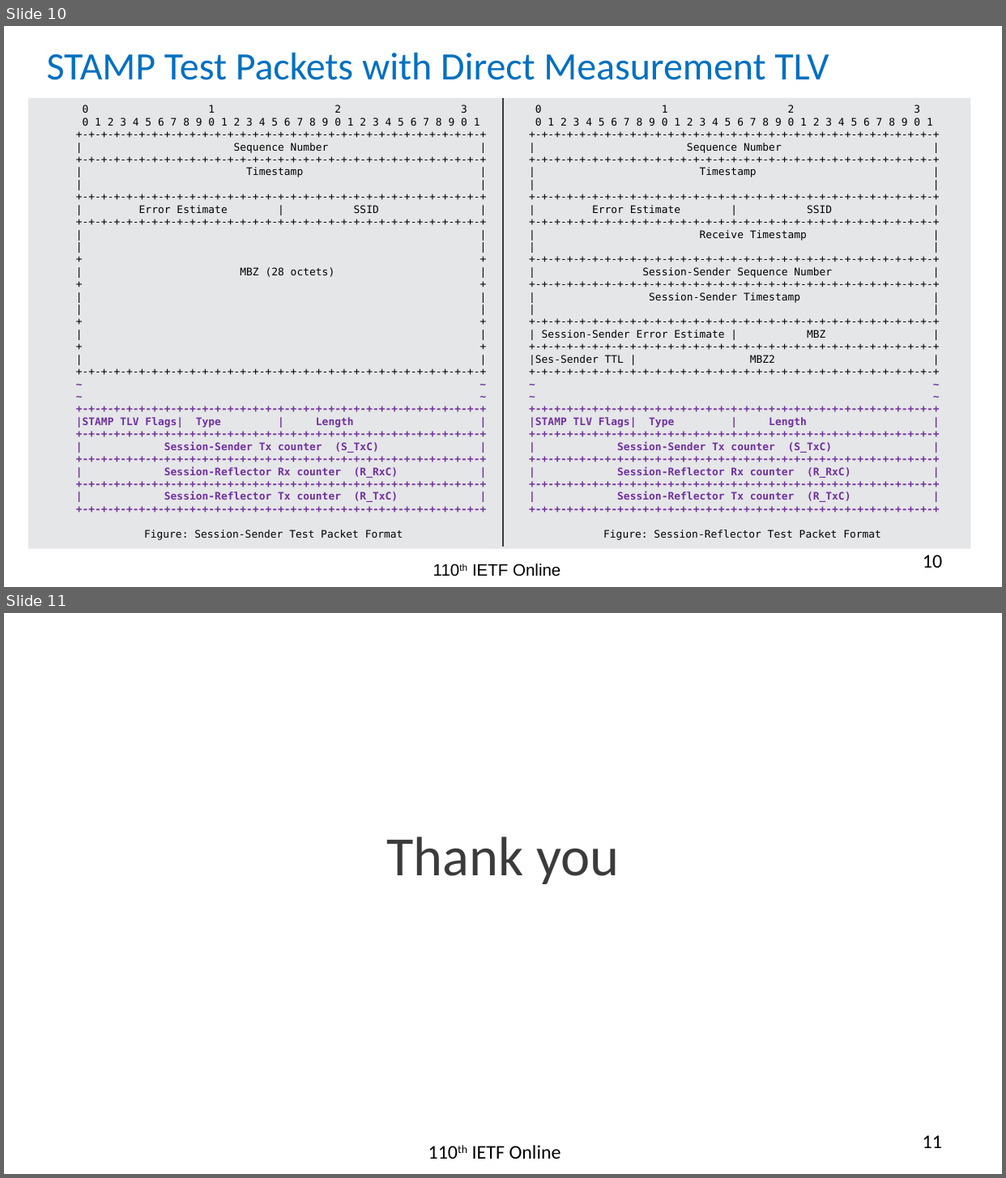
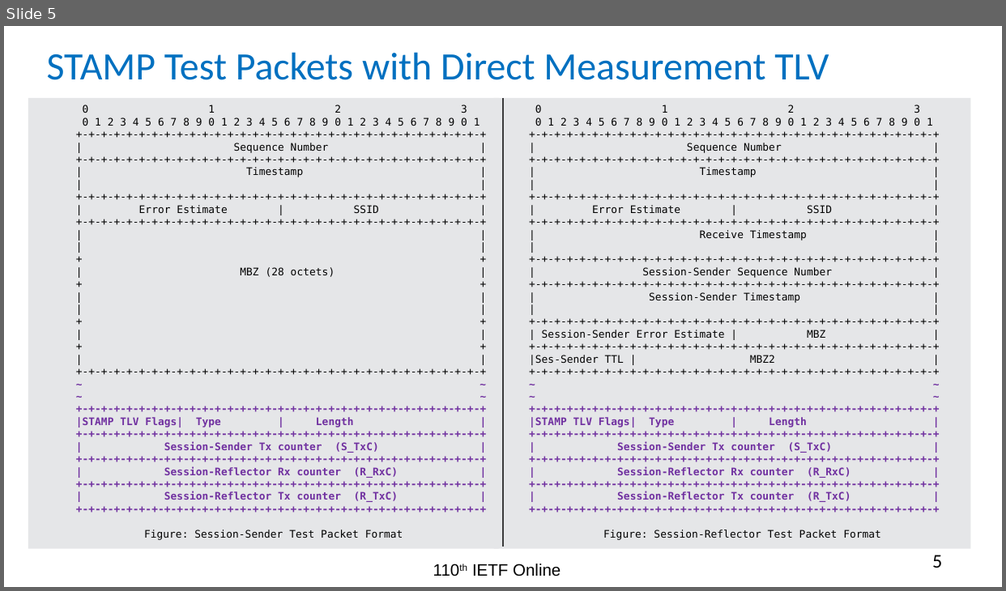
Before and after one commit to rakgandhi/ietf-slides, a slide deck: draft-gandhi-ippm-simple-direct-loss-00.pptx. Shown one above the other, each under a label of ours: slides 10 and 11 before the commit, slide 5 after it. The pictures are 1006x1178 and 1006x591 pixels, drawn with LibreOffice and Linux fonts; fonts in the diff are those of the drawing. Boxes give left, top, right and bottom in pixels: in the first picture for what was removed or moved away, otherwise in the second. Text is boxed around its words. In the diff, an @@ line names an element or a change of style, - is before the commit and + after.

```diff
--- a/draft-gandhi-ippm-simple-direct-loss-00.pptx
+++ b/draft-gandhi-ippm-simple-direct-loss-00.pptx
@@ slide 11 removed at bbox=[4, 613, 1002, 1174], background #FFFFFF @@
@@ text removed at bbox=[387, 837, 619, 884] @@
-Thank you
@@ text removed at bbox=[472, 1145, 561, 1159] @@
-110th IETF Online
@@ page number removed at bbox=[923, 1135, 942, 1148] @@
-11
@@ what was slide 10 is now slide 5 @@
@@ page number at bbox=[932, 555, 942, 568]: text changed @@
-10
+5
```
Also in this commit, not shown: 4 slides changed, 3 other slides removed, 3 other files.
